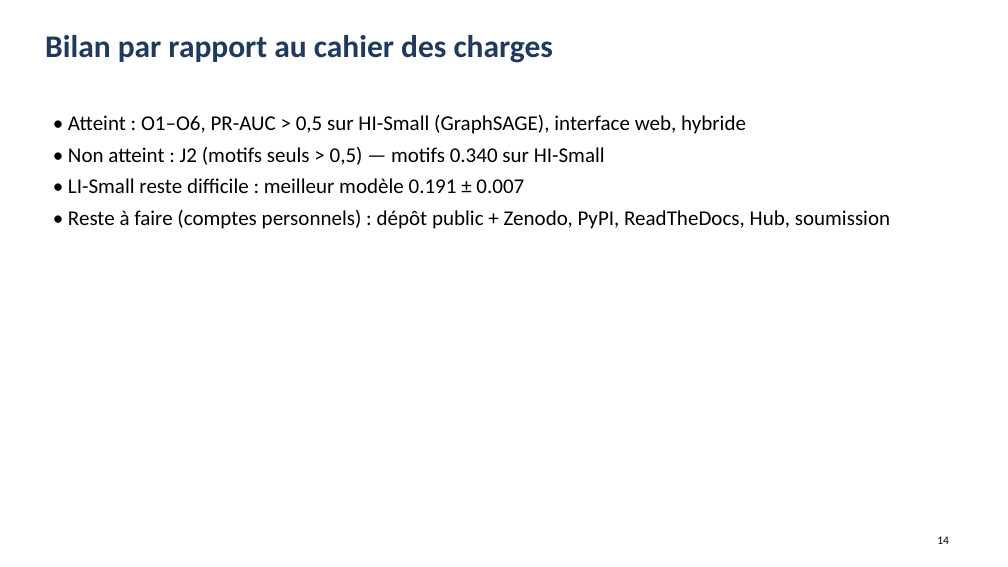
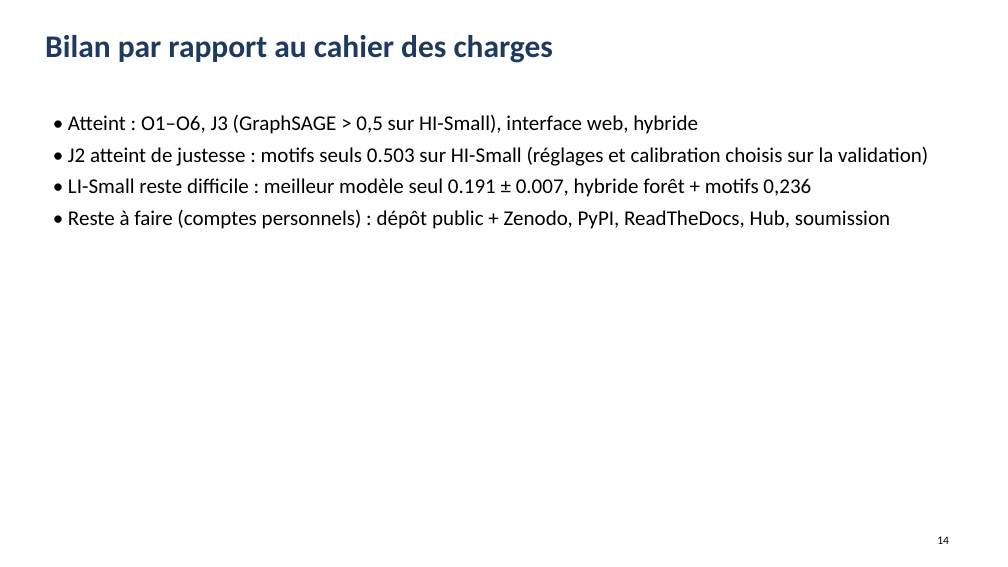
Before and after one commit to Abeidak/aml-graphminer, a slide deck: slide 14 of paper/soutenance/AML-GraphMiner_soutenance.pptx. Drawn at 1008x567 pixels with LibreOffice and Linux fonts; fonts in the diff are those of the drawing. Boxes give left, top, right and bottom in pixels: in the first picture for what was removed or moved away, otherwise in the second. Text is boxed around its words. In the diff, an @@ line names an element or a change of style, - is before the commit and + after.

```diff
--- a/paper/soutenance/AML-GraphMiner_soutenance.pptx
+++ b/paper/soutenance/AML-GraphMiner_soutenance.pptx
@@ text at bbox=[68, 115, 928, 197]: text changed @@
-• Atteint : O1–O6, PR-AUC > 0,5 sur HI-Small (GraphSAGE), interface web, hybride
-• Non atteint : J2 (motifs seuls > 0,5) — motifs 0.340 sur HI-Small
-• LI-Small reste difficile : meilleur modèle 0.191 ± 0.007
+• Atteint : O1–O6, J3 (GraphSAGE > 0,5 sur HI-Small), interface web, hybride
+• J2 atteint de justesse : motifs seuls 0.503 sur HI-Small (réglages et calibration choisis sur la validation)
+• LI-Small reste difficile : meilleur modèle seul 0.191 ± 0.007, hybride forêt + motifs 0,236
```
Also in this commit, not shown: 2 other slides changed, 11 other files.
